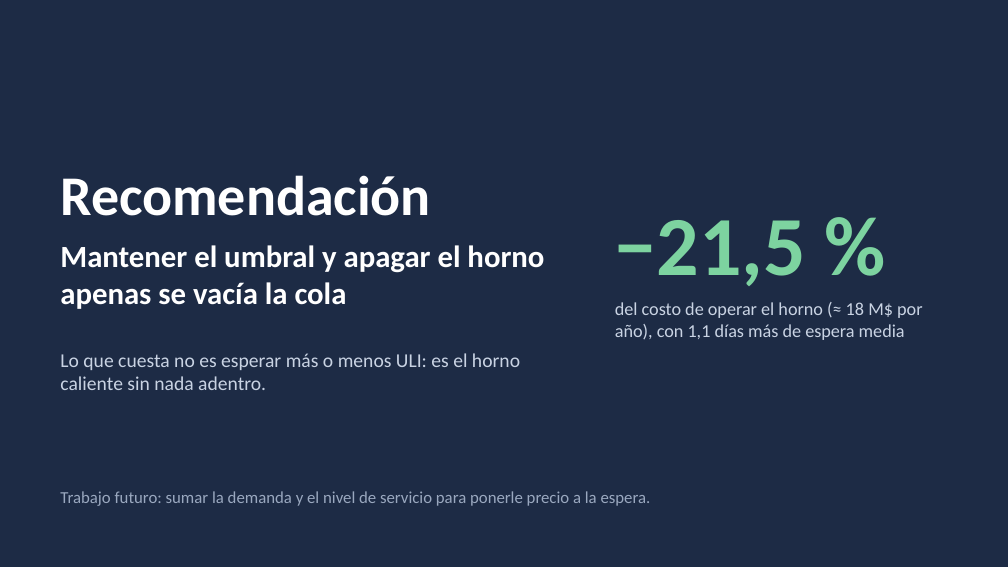
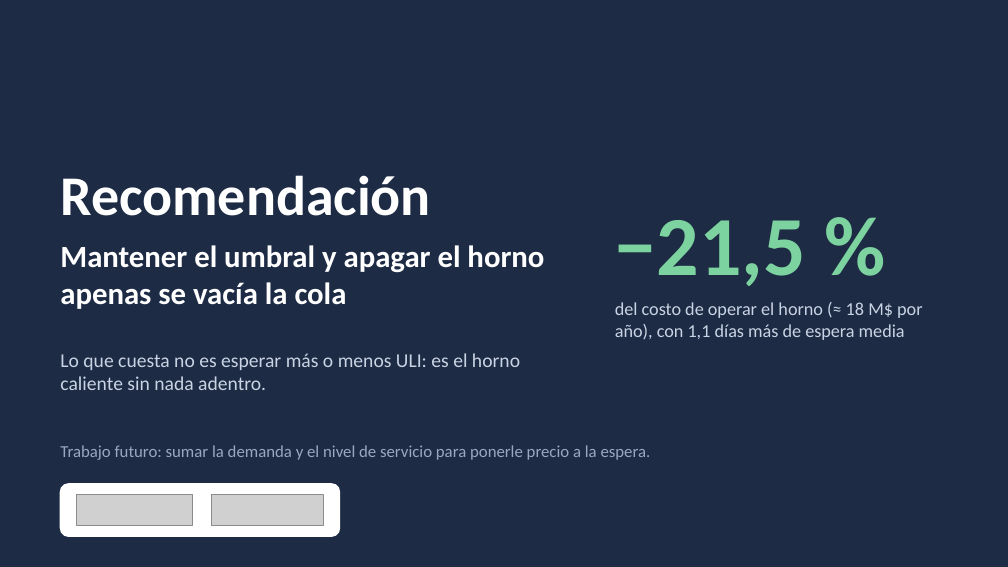
Before and after one commit to JuanBonadeo/utn_brain, a slide deck: slide 8 of materias/SIM/entregables/TPI/caser/video/TPI_Caser_Video.pptx (slide 7 before the commit). Drawn at 1008x567 pixels with LibreOffice and Linux fonts; fonts in the diff are those of the drawing; grey boxes stand for pictures. Boxes give left, top, right and bottom in pixels: in the first picture for what was removed or moved away, otherwise in the second. Text is boxed around its words. In the diff, an @@ line names an element or a change of style, - is before the commit and + after.

```diff
--- a/materias/SIM/entregables/TPI/caser/video/TPI_Caser_Video.pptx
+++ b/materias/SIM/entregables/TPI/caser/video/TPI_Caser_Video.pptx
@@ text "Trabajo futuro: sumar la demanda ...": place and size @@
-text "Trabajo futuro: sumar la demanda ..." at <box>60,491,651,506</box>
+text "Trabajo futuro: sumar la demanda ..." at <box>60,445,651,460</box>
@@ rounded rectangle added at <box>60,484,340,536</box>, fill #FFFFFF, outline #FFFFFF 1 pt @@
@@ picture added at <box>77,495,193,525</box> @@
@@ picture added at <box>211,495,323,525</box> @@
```
Also in this commit, not shown: 3 other slides changed, 1 slide added, 6 other files.
